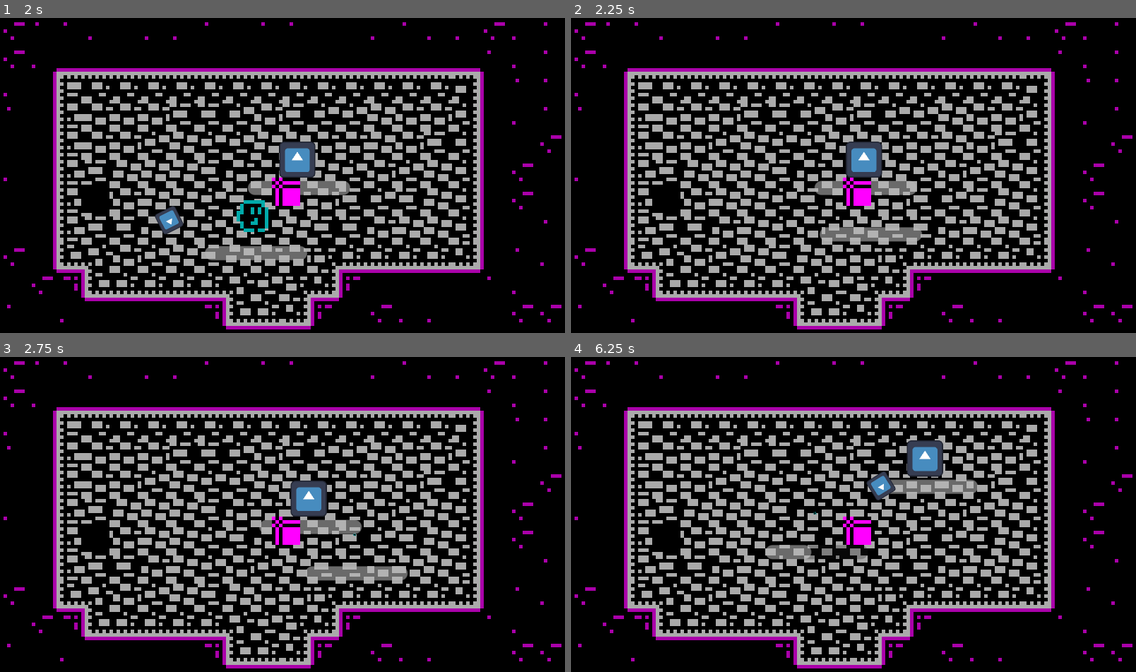
Above: before the commit, frames 1-4 (two rows, left to right).
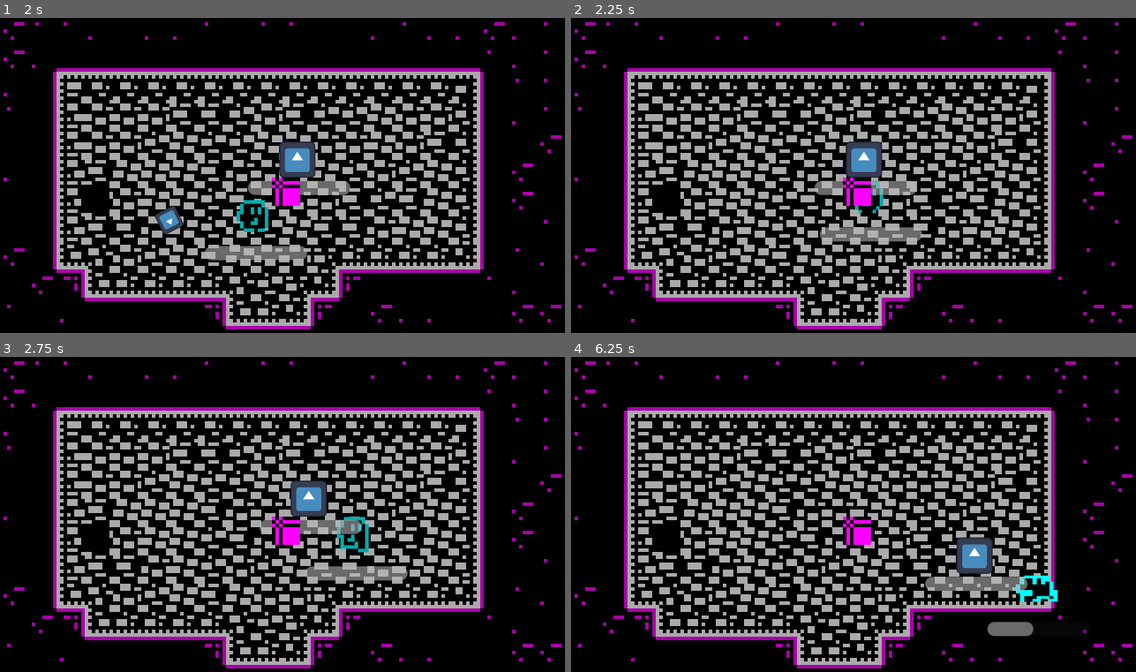
Above: after the commit, the same moments.

Repository: Renan-G-projec/DungeonWarrior
Game: Godot game, scene res://scenes/main.tscn
The game is run twice, just before and just after one commit, with the same random seed, the same clock (stepped at 60 frames per second) and the same inputs. The engine's default icon, where the game draws it, is replaced by a stand-in: a white triangle on a blue panel in a dark square.
Inputs (mouse positions are in pixels of both pictures, inside the frame that each line leads up to):
- Up to frame 1 (2 s): tap Enter at 0.5 s; move the mouse to (406, 159) at 0.52 s; hold D (walk_right) 0.53-1.28 s; tap E (Interact) at 0.6 s; click (406, 159) at 0.67 s; move the mouse to (169, 191) at 1.27 s; hold S (walk_down) from 1.28 s (still down); click (169, 191) at 1.35 s
- Up to frame 2 (2.25 s): move the mouse to (910, 103) at 2.02 s; release S (walk_down) at 2.03 s; hold D (walk_right) from 2.03 s (still down); tap Shift (dash) at 2.1 s
- Up to frame 3 (2.75 s): keep holding D (walk_right)
- Up to frame 4 (6.25 s): move the mouse to (825, 577) at 2.77 s; release D (walk_right) at 2.78 s; hold W (walk_up) 2.78-3.53 s; tap Alt at 2.85, 5.85 s; click (825, 577) at 2.92 s; move the mouse to (1023, 561) at 3.52 s; hold A (walk_left) 3.53-5.03 s; tap E (Interact) at 3.6 s; move the mouse to (684, 464) at 4.27 s; click (684, 464) at 4.35 s; move the mouse to (881, 514) at 5.02 s; hold S (walk_down) 5.03-5.78 s; tap Shift (dash) at 5.1 s; click (881, 514) at 5.17 s; move the mouse to (768, 432) at 5.77 s; hold D (walk_right) from 5.78 s (still down)

Frame 1 is identical in both runs. In frame 2, 0.2% of the frame differs, in the area x 50-56%, y 51-63%; in frame 3, 0.4%; in frame 4, 3.9%, in the area x 34-92%, y 26-89%.
Error after the commit: Invalid call. Nonexistent function '_squash_animation' in base 'Node (FeelComponent)'. (res://features/player/player.gd:27)

Commit message:
fix: Fixed knockback wrong direction and added squash animations to damage. AMDG

Diff:
--- a/features/components/feel_component.gd
+++ b/features/components/feel_component.gd
@@ -16,12 +16,12 @@
 	if !sprite:
 		sprite = get_parent()
 
-	sprite.modulate = Color.WHITE * 30.0
+	sprite.modulate = Color.WHITE * 3000.0
 	_hit_tween = create_tween().set_ease(Tween.EASE_OUT).set_trans(Tween.TRANS_QUAD)
 	_hit_tween.tween_property(sprite, "modulate", Color.WHITE, time)
 
 # If no sprite is provided, changes all the parent scale. USE CAREFULLY W
-func _squash_animation(sprite: Node2D = null, squash_scale: Vector2 = Vector2(1.2, 0.8), time: float = 0.1) -> void:
+func squash_animation(sprite: Node2D = null, squash_scale: Vector2 = Vector2(1.2, 0.8), time: float = 0.1) -> void:
 	if _squash_tween:
 		_squash_tween.kill()
 	if !sprite:
@@ -29,4 +29,4 @@
 
 	sprite.scale = squash_scale
 	_squash_tween = create_tween().set_ease(Tween.EASE_OUT).set_trans(Tween.TRANS_QUAD)
-	_squash_tween.tween_property(sprite, "scale", Vector2.ONE * 0.08, time)
+	_squash_tween.tween_property(sprite, "scale", Vector2.ONE, time)
--- a/features/components/follow_player_component.gd
+++ b/features/components/follow_player_component.gd
@@ -7,7 +7,7 @@
 var player: Player
 
 @onready var body: CharacterBody2D = get_parent()
-@onready var knockback: Knockback = body.get_node_or_null("Knockback") as Knockback
+@onready var knockback := body.get_node_or_null("KnockbackComponent") as KnockbackComponent
 
 func _ready() -> void:
 	player = get_tree().get_first_node_in_group("player") as Player
--- a/features/components/knockback.gd
+++ b/features/components/knockback.gd
@@ -1,10 +1,9 @@
-class_name Knockback
+# Ad Maiorem Dei Gloriam!
+class_name KnockbackComponent
 extends Node
 
 @export var default_force: float = 250
-@export var default_duration: float = 0.2
-@export var friction: float = 800.0
-
+@export var friction: float = 3600.0
 @export var knockback_resistance: float = 1.0
 
 var knockback_velocity: Vector2 = Vector2.ZERO
@@ -12,40 +11,14 @@
 
 @onready var character: CharacterBody2D = get_parent() as CharacterBody2D
 
-func _ready() -> void:
-	print("Knockback ready. parent =", character, " has health=", character != null and character.has_node("HealthComponent") )
-	if character and character.has_node("HealthComponent"):
-		var health := character.get_node("HealthComponent")
-		health.took_damage.connect(_on_took_damage)
+func is_active() -> bool:
+	return knockback_velocity.length_squared() > 0.01
 
-func is_active() -> bool:
-	return knockback_timer > 0.0
-
-func apply_knockback(source_position: Vector2, force: float = -1.0, duration: float = -1.0) -> void:
-	print("3. apply_knockback on ", character.name if character else "NULL", " from ", source_position)
-	print("apply_knockback from ", source_position)
+func apply_knockback(direction: Vector2, force: float = default_force) -> void:
 	if not character:
 		return
-	if force < 0.0:
-		force = default_force
-	if duration < 0.0:
-		duration = default_duration
-
-	var direction := source_position.direction_to(character.global_position)
-	if direction == Vector2.ZERO:
-		direction = Vector2.RIGHT
 
 	knockback_velocity = direction * (force / maxf(knockback_resistance, 0.01))
-	knockback_timer = duration
 
 func _physics_process(delta: float) -> void:
-	if knockback_timer > 0.0:
-		knockback_velocity = knockback_velocity.move_toward(Vector2.ZERO, friction * delta)
-		knockback_timer -= delta
-	else:
-		knockback_velocity = Vector2.ZERO
-
-
-func _on_took_damage(entity: Node, damage: float, source_position: Vector2) -> void:
-	print("Entity: ", entity)
-	apply_knockback(source_position, default_force, default_duration)
+	knockback_velocity = knockback_velocity.move_toward(Vector2.ZERO, delta * friction)
--- a/features/enemies/enemy_base.tscn
+++ b/features/enemies/enemy_base.tscn
@@ -43,7 +43,7 @@
 
 [node name="FollowPlayerComponent" parent="." unique_id=1624101257 instance=ExtResource("6_v3xjv")]
 
-[node name="Knockback" type="Node" parent="." unique_id=857757227]
+[node name="KnockbackComponent" type="Node" parent="." unique_id=857757227]
 script = ExtResource("7_xxw78")
 
 [node name="ShootComponent" type="Node" parent="." unique_id=1450739105 node_paths=PackedStringArray("muzzle")]
--- a/features/enemies/projectile.gd
+++ b/features/enemies/projectile.gd
@@ -17,10 +17,13 @@
 	queue_free()
 
 func _check_player_collision() -> void:
-	for i in get_slide_collision_count():
-		var body := get_slide_collision(i).get_collider()
-		if body.is_in_group("player"):
+	if get_slide_collision_count() > 0:
+		var body := get_slide_collision(0).get_collider()
+		if body is Player:
 			var player_health := body.get_node_or_null("HealthComponent") as HealthComponent
 			if player_health:
 				player_health.take_damage(damage, body)
+			var player_knockback := body.get_node_or_null("KnockbackComponent") as KnockbackComponent
+			if player_knockback:
+				player_knockback.apply_knockback(Vector2.RIGHT.rotated(direction), )
 		queue_free()
--- a/features/player/player.gd
+++ b/features/player/player.gd
@@ -3,10 +3,10 @@
 extends CharacterBody2D
 
 @onready var speed: float = 32.0
-@onready var knockback: Knockback = $Knockback
+@onready var knockback: KnockbackComponent = $KnockbackComponent
 @onready var dash_component: DashComponent = %DashComponent
+@onready var feel_component: FeelComponent = $FeelComponent
 @export var weapon: WeaponBase
-@onready var feel_component: FeelComponent = $FeelComponent
 
 var _input_direction: Vector2
 
@@ -15,7 +15,6 @@
 	_update_velocity()
 	_update_sprite()
 	_update_position()
-
 
 func _update_inputs() -> void:
 	_input_direction.x = Input.get_axis("walk_left", "walk_right")
@@ -57,3 +56,7 @@
 
 func _get_mouse_direction() -> Vector2:
 	return (get_global_mouse_position() - global_position).normalized()
+
+func _on_health_component_took_damage(character: Node, damage: float, source_position: Vector2) -> void:
+	%FeelComponent.squash_animation($Sprite2D, Vector2(1.4, 0.6), 0.3)
+	%FeelComponent.hit_animation($Sprite2D, 0.2)
--- a/features/player/player.tscn
+++ b/features/player/player.tscn
@@ -147,11 +147,14 @@
 unique_name_in_owner = true
 
 [node name="FeelComponent" parent="." unique_id=1876112967 instance=ExtResource("6_kt1oa")]
+unique_name_in_owner = true
 
-[node name="Knockback" type="Node" parent="." unique_id=281451004]
+[node name="KnockbackComponent" type="Node" parent="." unique_id=281451004]
 script = ExtResource("6_y2cyt")
 
 [node name="Lifebar" parent="." unique_id=1262679545 node_paths=PackedStringArray("bind_health_component") instance=ExtResource("4_i250s")]
 offset_top = 4.0
 offset_bottom = 4.0
 bind_health_component = NodePath("../HealthComponent")
+
+[connection signal="took_damage" from="HealthComponent" to="." method="_on_health_component_took_damage"]
